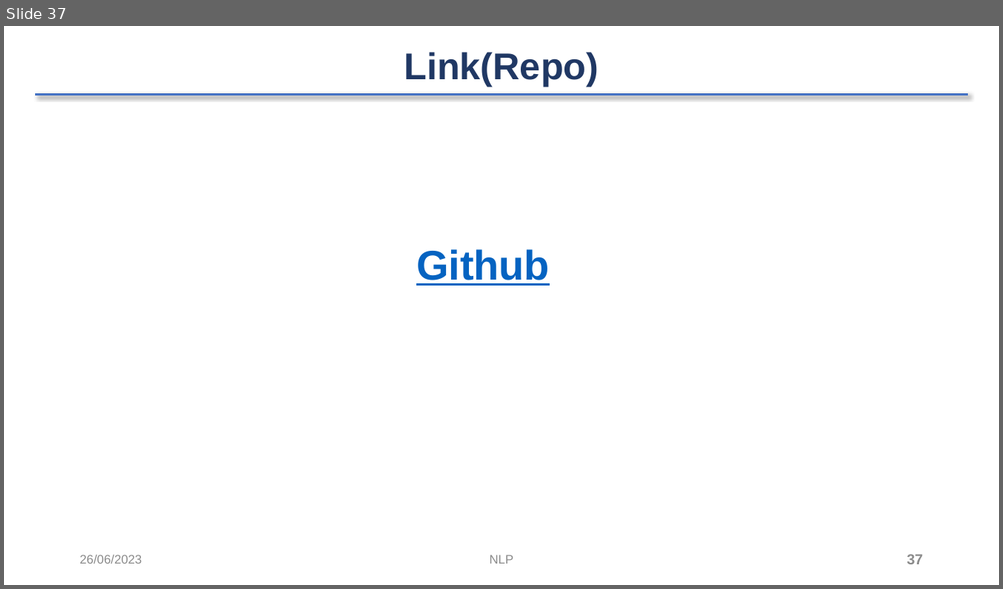
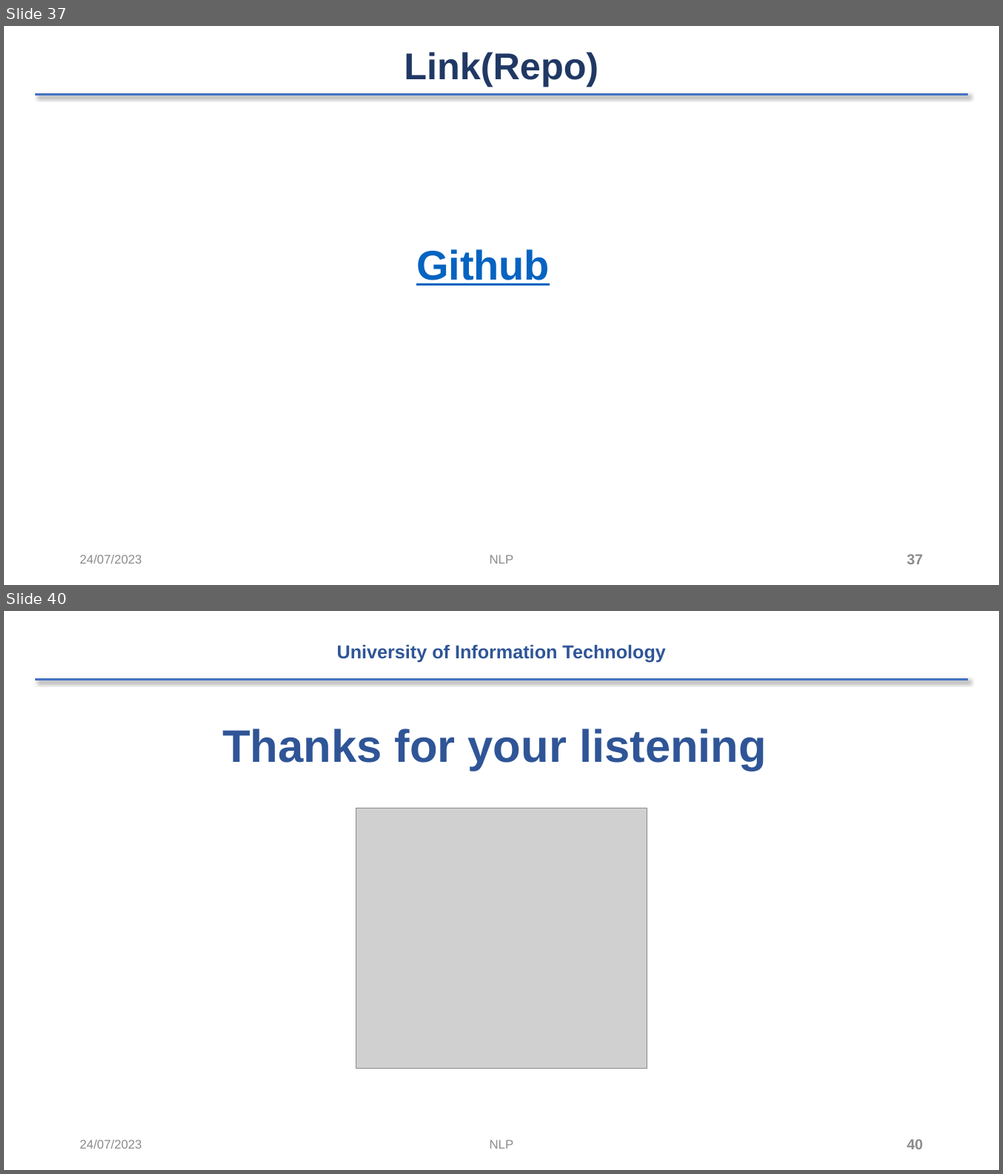
Before and after one commit to 4ursmile/DefSent-NLP, a slide deck: NLP-DEFSENT.pptx. Shown one above the other, each under a label of ours: slide 37 before the commit, slides 37 and 40 after it; the slides between them are not shown. The pictures are 1003x589 and 1003x1174 pixels, drawn with LibreOffice and Linux fonts; fonts in the diff are those of the drawing; grey boxes stand for pictures; background and template pictures are left out. Boxes give left, top, right and bottom in pixels: in the first picture for what was removed or moved away, otherwise in the second. Text is boxed around its words. In the diff, an @@ line names an element or a change of style, - is before the commit and + after.

```diff
--- a/NLP-DEFSENT.pptx
+++ b/NLP-DEFSENT.pptx
@@ slide 40 added at bbox=[4, 611, 999, 1170], background #FFFFFF; not listed: 1 template element that a slide beside it also shows @@
@@ text added at bbox=[337, 644, 665, 663], 18 pt, text #2F5597, bold @@
+University of Information Technology
@@ text added at bbox=[222, 729, 766, 771], 44 pt, text #2F5597, bold @@
+Thanks for your listening
@@ picture added at bbox=[356, 808, 647, 1068] @@
@@ text added at bbox=[79, 1140, 142, 1149], 12 pt, text #8C8C8C @@
+24/07/2023
@@ text added at bbox=[489, 1140, 514, 1149], 12 pt, text #8C8C8C @@
+NLP
@@ page number added at bbox=[907, 1139, 923, 1150], 14 pt, text #8C8C8C, bold @@
+40
@@ slide 37 changed as well @@
@@ text at bbox=[79, 555, 142, 564]: text changed @@
-26/06/2023
+24/07/2023
```
Also in this commit, not shown: 35 other slides changed, 3 other slides added, 2 slides removed, 2 other files.
